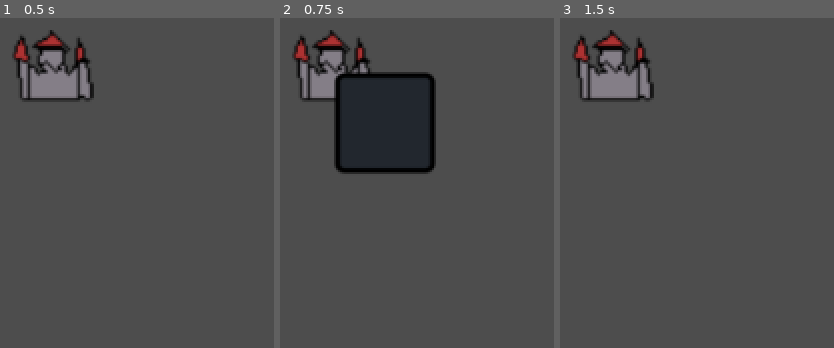
Above: before the commit, frames 1-3 (left to right).
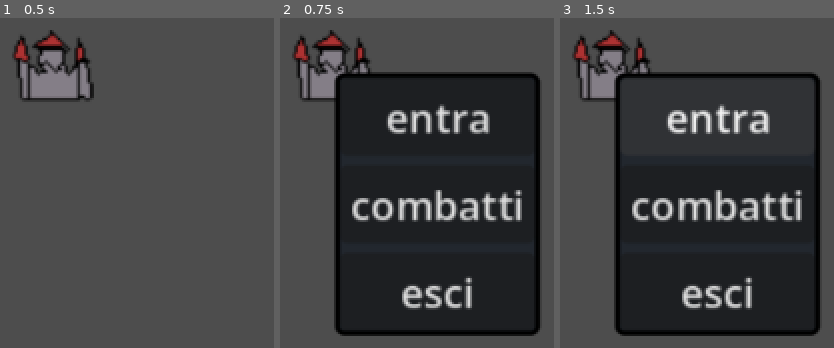
Above: after the commit, the same moments.

Repository: Fredo992/godot-project
Game: Godot game, scene res://Test folder/menutest.tscn
The game is run twice, just before and just after one commit, with the same random seed, the same clock (stepped at 60 frames per second) and the same inputs. The project has no main scene, so this scene is started directly.
Inputs (mouse positions are in pixels of both pictures, inside the frame that each line leads up to):
- Up to frame 1 (0.5 s): no input
- Up to frame 2 (0.75 s): tap Enter at 0.5 s; move the mouse to (334, 74) at 0.52 s; press the mouse at (334, 74) at 0.53 s
- Up to frame 3 (1.5 s): release the mouse at (614, 74) at 1.25 s; click (716, 117) at 1.25 s, where only the run after the commit has a clickable "entra"

Frame 1 is identical in both runs. In frame 2, 49% of the frame differs, in the area x 19-95%, y 16-97%; in frame 3, 58%.

Commit message:
prima versione menu

Diff:
--- a/classes/ui/menu/popup_menu.gd
+++ b/classes/ui/menu/popup_menu.gd
@@ -1,4 +1,9 @@
 extends Control
 
-func _on_istance():
-	print("SONO USCITO FUORI")
+func _on_instance(options: Dictionary[String, Callable]):
+	for key in options.keys():
+		var newButton = Button.new()
+		newButton.text = key
+		newButton.pressed.connect(options[key])
+		newButton.mouse_filter = Control.MOUSE_FILTER_STOP
+		$SfondoMenu/OptionsContainer.add_child(newButton)
--- a/classes/ui/menu/popup_menu.tscn
+++ b/classes/ui/menu/popup_menu.tscn
@@ -23,6 +23,7 @@
 offset_bottom = -360.0
 grow_horizontal = 2
 grow_vertical = 2
+mouse_filter = 2
 script = ExtResource("1_3kyxu")
 
 [node name="SfondoMenu" type="PanelContainer" parent="." unique_id=2062240435]
@@ -30,8 +31,9 @@
 layout_mode = 0
 offset_right = 40.0
 offset_bottom = 40.0
+mouse_filter = 2
 theme_override_styles/panel = SubResource("StyleBoxFlat_sxb7q")
 
 [node name="OptionsContainer" type="VBoxContainer" parent="SfondoMenu" unique_id=9488895]
 layout_mode = 2
-mouse_filter = 0
+mouse_filter = 2
--- a/map_object.gd
+++ b/map_object.gd
@@ -9,6 +9,11 @@
 var menu_istanza = null
 var menu_scena = load("res://classes/ui/menu/popup_menu.tscn")
 @onready var collision_node = $Area2D/CollisionShape2D
+
+
+
+
+
 func _ready() -> void:
 	area.mouse_entered.connect(_on_mouse_entered)
 	area.mouse_exited.connect(_on_mouse_exited)
@@ -27,8 +32,10 @@
 			menu_istanza.visible = true
 	else:
 		menu_istanza = menu_scena.instantiate()
+		menu_istanza._on_instance(test_options)
 		get_tree().root.add_child(menu_istanza)
 		menu_istanza.global_position = get_global_mouse_position()
+
 
 
 
@@ -42,19 +49,29 @@
 	sprite.scale = Vector2(1.0, 1.0)
 
 func _input(event: InputEvent) -> void:
-	# Questo controlla i click FUORI dall'area
 	if event.is_action_pressed("click"):
-		# Se il menu esiste ed è aperto...
 		if menu_istanza != null and menu_istanza.visible:
-			# ...e il mouse NON è sopra l'oggetto in questo momento
 
-			# TRUCCO SEMPLICE: Controlliamo se il mouse è lontano dall'oggetto
-			var distanza = global_position.distance_to(get_global_mouse_position())
+			var mouse_pos = get_global_mouse_position()
+			var mouse_distance_from_node = global_position.distance_to(mouse_pos)
 			var maxDistance = collision_node.shape.size.x / 2
-			if distanza > maxDistance: # Cambia 64 in base a quanto è grande la tua sprite
+			var menu_rect: Rect2 = menu_istanza.get_node("SfondoMenu").get_global_rect()
+			if mouse_distance_from_node > maxDistance && !menu_rect.has_point(mouse_pos): # Cambia 64 in base a quanto è grande la tua sprite
 				menu_istanza.visible = false
 				print("Cliccato fuori! Chiudo il menu.")
 
 func _on_area_input_event(node, event: InputEvent, int) -> void:
 	if (event.is_action_pressed("click")):
 		_on_mouse_click()
+
+func _setup_options_menu():
+	return
+
+var test_options: Dictionary[String, Callable] = {
+	"entra": func(): print("sono entrato"),
+	"combatti": func(): print("stai combattendo entrato"),
+	"esci": func(): print("sono uscito"),
+
+
+
+}
